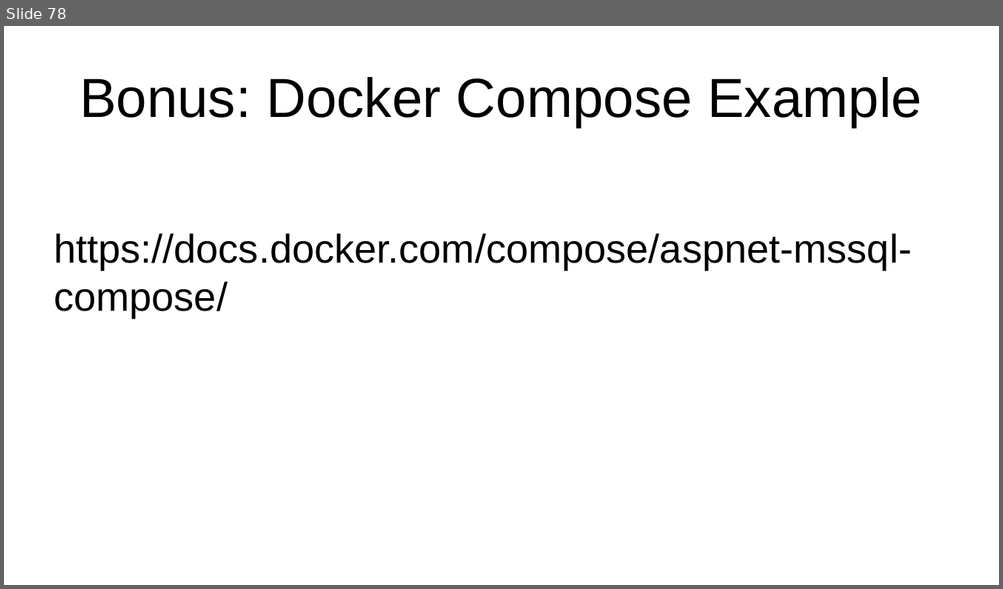
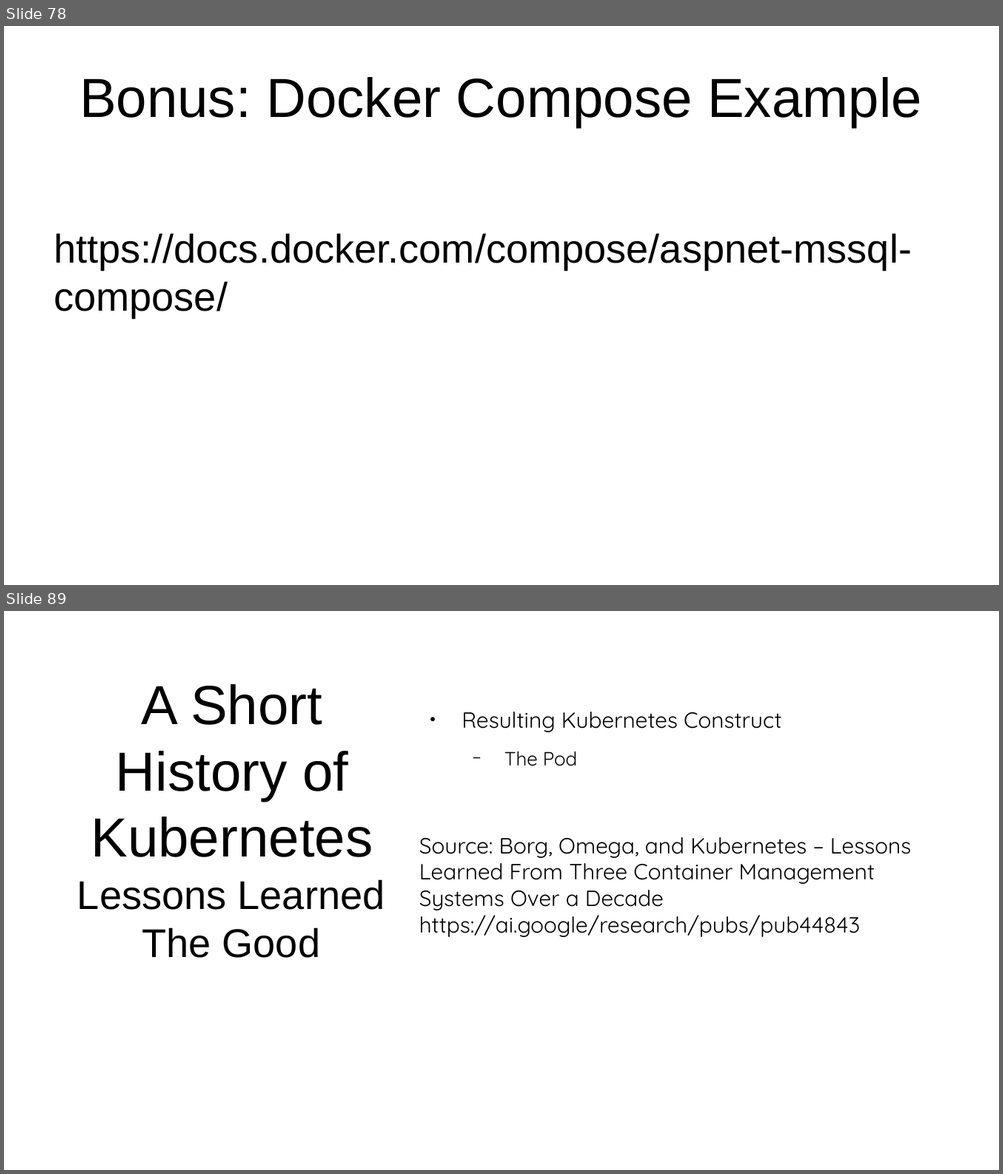
Before and after one commit to JasonvanBrackel/ContainYourEnthusiasm, a slide deck: Contain Your Enthusiasm 2018.2.odp. Shown one above the other, each under a label of ours: slide 78 before the commit, slides 78 and 89 after it; the slides between them are not shown. The pictures are 1003x589 and 1003x1174 pixels, drawn with LibreOffice and Linux fonts; fonts in the diff are those of the drawing; background and template pictures are left out. Boxes give left, top, right and bottom in pixels: in the first picture for what was removed or moved away, otherwise in the second. Text is boxed around its words. In the diff, an @@ line names an element or a change of style, - is before the commit and + after.

```diff
--- a/Contain Your Enthusiasm 2018.2.odp
+++ b/Contain Your Enthusiasm 2018.2.odp
@@ slide 89 added at (4,611,999,1170), background #FFFFFF @@
@@ title added at (91,684,373,857), 44 pt, text #000000 @@
+A Short History of Kubernetes
@@ text added at (419,712,910,937), 17.6 pt, text #000000 @@
+● Resulting Kubernetes Construct
+  − The Pod
+Source: Borg, Omega, and Kubernetes – Lessons Learned From Three Container Management Systems Over a Decade
+https://ai.google/research/pubs/pub44843
@@ text added at (77,880,385,958), 32 pt, text #000000 @@
+Lessons Learned
+The Good
```
Also in this commit, not shown: 40 other slides added, 1 slide removed.
